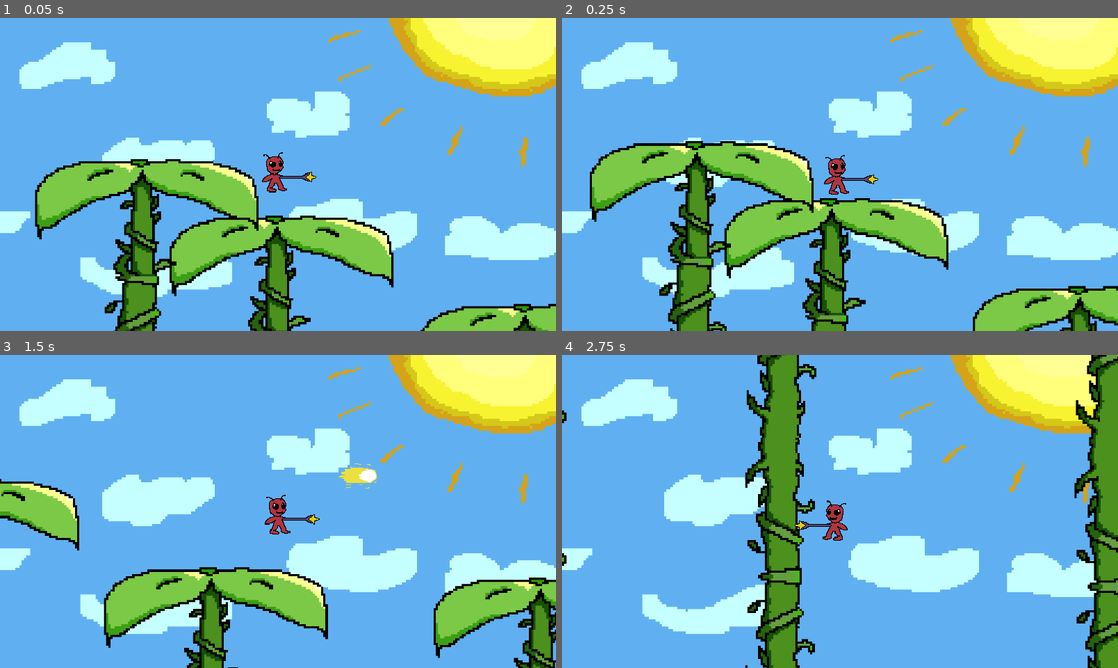
Above: before the commit, frames 1-4 (two rows, left to right).
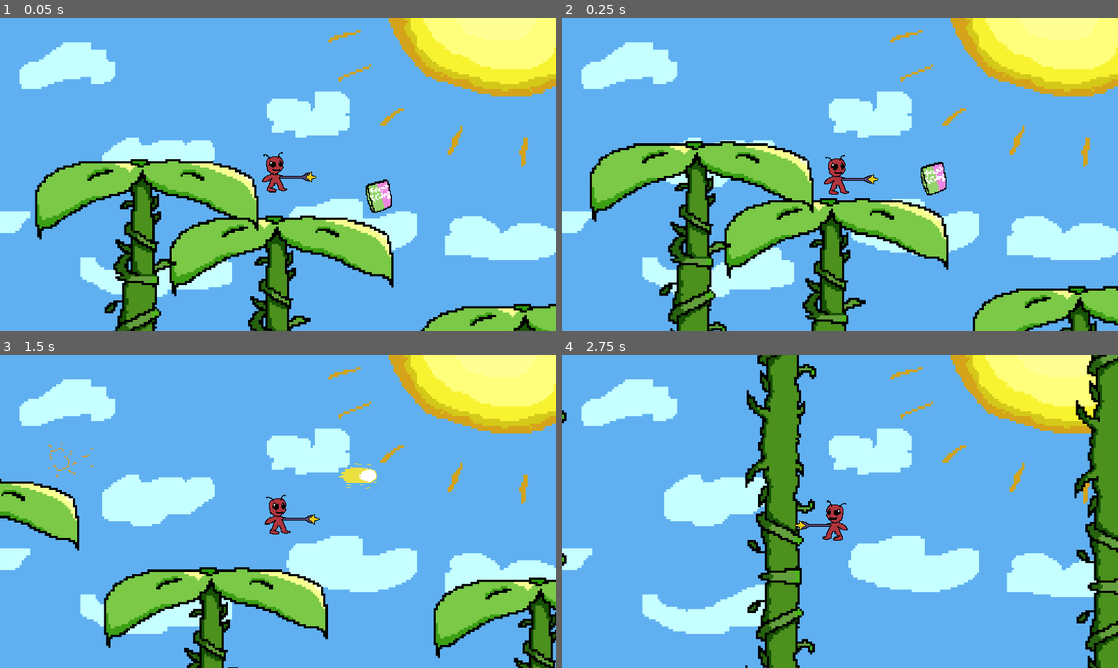
Above: after the commit, the same moments.

Repository: pikman34/Shooter
Game: Godot game, scene res://Scenes/MainGame.tscn
Same seed, same stepped clock (60 frames per second), same inputs: the game is played once before the commit and once after it. The project has no main scene, so this scene is started directly.
Inputs:
- Up to frame 1 (0.05 s): no input
- Up to frame 2 (0.25 s): no input
- Up to frame 3 (1.5 s): hold Shift (Run) 0.53-1.28 s; hold D (Right) from 0.53 s (still down); tap Space (Jump) at 0.77 s; tap J (Shoot) at 1.35 s
- Up to frame 4 (2.75 s): tap Space (Jump) at 1.52 s; release D (Right) at 2.03 s; hold A (Left) from 2.03 s (still down); hold Shift (Run) from 2.03 s (still down)

The runs differ from the first frame. In frame 1, 0.4% of the frame differs, in the area x 65-71%, y 51-63%; in frame 2, 0.4%; in frame 3, less than 0.1%; in frame 4, nothing differs.

Commit message:
added collectible

Diff:
--- a/regrowth/Scenes/MainGame.tscn
+++ b/regrowth/Scenes/MainGame.tscn
@@ -1,9 +1,11 @@
-[gd_scene load_steps=5 format=3 uid="uid://bq605hy4qsdt1"]
+[gd_scene load_steps=7 format=3 uid="uid://bq605hy4qsdt1"]
 
 [ext_resource type="PackedScene" uid="uid://m7tpc4uyuwit" path="res://Scenes/player.tscn" id="1_frf35"]
 [ext_resource type="Script" uid="uid://go07anvlu5n2" path="res://Scripts/game.gd" id="1_ybmw1"]
 [ext_resource type="Texture2D" uid="uid://dx0ob2u7tsohr" path="res://Assets/Sprites/skybackground.png" id="3_321ql"]
 [ext_resource type="PackedScene" uid="uid://cq62wrqbg76cu" path="res://Scenes/platform.tscn" id="4_321ql"]
+[ext_resource type="PackedScene" uid="uid://d0svkk16pwex1" path="res://Scenes/collectible.tscn" id="5_321ql"]
+[ext_resource type="AudioStream" uid="uid://dxqqigq2c8eny" path="res://Sounds/collect.mp3" id="6_d4f28"]
 
 [node name="World" type="Node2D"]
 script = ExtResource("1_ybmw1")
@@ -41,3 +43,12 @@
 
 [node name="Platform" parent="Environment/Moving" instance=ExtResource("4_321ql")]
 position = Vector2(586, 78)
+
+[node name="Collectible" parent="Environment/Moving" instance=ExtResource("5_321ql")]
+position = Vector2(742, 50)
+scale = Vector2(1.5, 1.5)
+
+[node name="Sounds" type="Node2D" parent="."]
+
+[node name="CollectSound" type="AudioStreamPlayer" parent="Sounds"]
+stream = ExtResource("6_d4f28")
--- a/regrowth/Scenes/bullet.tscn
+++ b/regrowth/Scenes/bullet.tscn
@@ -1,6 +1,6 @@
 [gd_scene load_steps=4 format=3 uid="uid://dmm6pt01i77hr"]
 
-[ext_resource type="Script" uid="uid://b8dfyd581j57" path="res://bullet.gd" id="1_v8qja"]
+[ext_resource type="Script" uid="uid://b8dfyd581j57" path="res://Scripts/bullet.gd" id="1_v8qja"]
 [ext_resource type="Texture2D" uid="uid://c3v3ui8rbuc1r" path="res://Assets/Sprites/sun blast.png" id="2_oduel"]
 
 [sub_resource type="CircleShape2D" id="CircleShape2D_2b2rl"]
--- /dev/null
+++ b/regrowth/Scenes/collectible.gd
@@ -0,0 +1,23 @@
+extends Area2D
+
+@export var value = 10
+
+@onready var game = $"/root/World"
+@onready var sprite = $AnimatedSprite2D
+
+# Called when the node enters the scene tree for the first time.
+func _ready() -> void:
+	self.body_entered.connect(_on_body_entered)
+
+func _on_body_entered(body):
+	if body.is_in_group("player"):
+		game.add_score(value)
+		sprite.play("collected")
+		sprite.animation_finished.connect(_on_animation_finished)
+
+func _on_animation_finished():
+	queue_free()
+
+# Called every frame. 'delta' is the elapsed time since the previous frame.
+func _process(delta):
+	pass
--- a/regrowth/Scenes/collectible.tscn
+++ b/regrowth/Scenes/collectible.tscn
@@ -1,15 +1,134 @@
-[gd_scene load_steps=3 format=3 uid="uid://d0svkk16pwex1"]
+[gd_scene load_steps=20 format=3 uid="uid://d0svkk16pwex1"]
 
-[ext_resource type="Texture2D" uid="uid://b1jn8tv2ei31u" path="res://Assets/Sprites/61NqBofxLVL._AC_UF1000,1000_QL80_ (1).png" id="1_fwdfn"]
+[ext_resource type="Script" uid="uid://qdcxaogr3noa" path="res://Scenes/collectible.gd" id="1_athsx"]
+[ext_resource type="Texture2D" uid="uid://8khowjd7oh1p" path="res://Assets/SpriteSheets/CollectibleSprites/collectiblecollectedspritesheet.png" id="2_7xeth"]
+[ext_resource type="Texture2D" uid="uid://bmv22u1fol3lh" path="res://Assets/SpriteSheets/CollectibleSprites/collectiblespritesheet.png" id="3_ixlk2"]
+
+[sub_resource type="AtlasTexture" id="AtlasTexture_hb6c1"]
+atlas = ExtResource("2_7xeth")
+region = Rect2(0, 0, 41, 32)
+
+[sub_resource type="AtlasTexture" id="AtlasTexture_sshb3"]
+atlas = ExtResource("2_7xeth")
+region = Rect2(41, 0, 41, 32)
+
+[sub_resource type="AtlasTexture" id="AtlasTexture_k4w2s"]
+atlas = ExtResource("2_7xeth")
+region = Rect2(82, 0, 41, 32)
+
+[sub_resource type="AtlasTexture" id="AtlasTexture_mfbqs"]
+atlas = ExtResource("2_7xeth")
+region = Rect2(123, 0, 41, 32)
+
+[sub_resource type="AtlasTexture" id="AtlasTexture_1bsl4"]
+atlas = ExtResource("2_7xeth")
+region = Rect2(164, 0, 41, 32)
+
+[sub_resource type="AtlasTexture" id="AtlasTexture_2n71w"]
+atlas = ExtResource("2_7xeth")
+region = Rect2(205, 0, 41, 32)
+
+[sub_resource type="AtlasTexture" id="AtlasTexture_p1ll4"]
+atlas = ExtResource("3_ixlk2")
+region = Rect2(7, 0, 35, 32)
+
+[sub_resource type="AtlasTexture" id="AtlasTexture_ifv8v"]
+atlas = ExtResource("3_ixlk2")
+region = Rect2(42, 0, 35, 32)
+
+[sub_resource type="AtlasTexture" id="AtlasTexture_4n71g"]
+atlas = ExtResource("3_ixlk2")
+region = Rect2(77, 0, 35, 32)
+
+[sub_resource type="AtlasTexture" id="AtlasTexture_rhksa"]
+atlas = ExtResource("3_ixlk2")
+region = Rect2(112, 0, 35, 32)
+
+[sub_resource type="AtlasTexture" id="AtlasTexture_565ub"]
+atlas = ExtResource("3_ixlk2")
+region = Rect2(147, 0, 35, 32)
+
+[sub_resource type="AtlasTexture" id="AtlasTexture_a6xye"]
+atlas = ExtResource("3_ixlk2")
+region = Rect2(182, 0, 35, 32)
+
+[sub_resource type="AtlasTexture" id="AtlasTexture_37ond"]
+atlas = ExtResource("3_ixlk2")
+region = Rect2(217, 0, 35, 32)
+
+[sub_resource type="AtlasTexture" id="AtlasTexture_xxh6e"]
+atlas = ExtResource("3_ixlk2")
+region = Rect2(252, 0, 35, 32)
+
+[sub_resource type="SpriteFrames" id="SpriteFrames_210ta"]
+animations = [{
+"frames": [{
+"duration": 1.0,
+"texture": SubResource("AtlasTexture_hb6c1")
+}, {
+"duration": 1.0,
+"texture": SubResource("AtlasTexture_sshb3")
+}, {
+"duration": 1.0,
+"texture": SubResource("AtlasTexture_k4w2s")
+}, {
+"duration": 1.0,
+"texture": SubResource("AtlasTexture_mfbqs")
+}, {
+"duration": 1.0,
+"texture": SubResource("AtlasTexture_1bsl4")
+}, {
+"duration": 1.0,
+"texture": SubResource("AtlasTexture_2n71w")
+}],
+"loop": false,
+"name": &"collected",
+"speed": 5.0
+}, {
+"frames": [{
+"duration": 2.0,
+"texture": SubResource("AtlasTexture_p1ll4")
+}, {
+"duration": 1.0,
+"texture": SubResource("AtlasTexture_ifv8v")
+}, {
+"duration": 1.0,
+"texture": SubResource("AtlasTexture_4n71g")
+}, {
+"duration": 1.0,
+"texture": SubResource("AtlasTexture_rhksa")
+}, {
+"duration": 1.0,
+"texture": SubResource("AtlasTexture_565ub")
+}, {
+"duration": 1.0,
+"texture": SubResource("AtlasTexture_a6xye")
+}, {
+"duration": 1.0,
+"texture": SubResource("AtlasTexture_37ond")
+}, {
+"duration": 1.0,
+"texture": SubResource("AtlasTexture_xxh6e")
+}],
+"loop": true,
+"name": &"idle",
+"speed": 5.0
+}]
 
 [sub_resource type="RectangleShape2D" id="RectangleShape2D_athsx"]
-size = Vector2(495, 719)
+size = Vector2(36, 31.5)
 
 [node name="Collectible" type="Area2D"]
+collision_mask = 2
+script = ExtResource("1_athsx")
 
-[node name="Sprite2D" type="Sprite2D" parent="."]
-texture = ExtResource("1_fwdfn")
+[node name="AnimatedSprite2D" type="AnimatedSprite2D" parent="."]
+texture_filter = 1
+sprite_frames = SubResource("SpriteFrames_210ta")
+animation = &"idle"
+autoplay = "idle"
+frame_progress = 0.23795
 
 [node name="CollisionShape2D" type="CollisionShape2D" parent="."]
-position = Vector2(3.5, -4.5)
+position = Vector2(-1, -0.75)
 shape = SubResource("RectangleShape2D_athsx")
--- a/regrowth/Scenes/player.tscn
+++ b/regrowth/Scenes/player.tscn
@@ -60,8 +60,10 @@
 [sub_resource type="RectangleShape2D" id="RectangleShape2D_hqtel"]
 size = Vector2(18, 50)
 
-[node name="Player" type="CharacterBody2D"]
+[node name="Player" type="CharacterBody2D" groups=["player"]]
 texture_filter = 1
+collision_layer = 3
+collision_mask = 3
 script = ExtResource("1_cvnsp")
 
 [node name="Sprite" type="Sprite2D" parent="."]
--- a/regrowth/Scenes/wand.tscn
+++ b/regrowth/Scenes/wand.tscn
@@ -1,6 +1,6 @@
 [gd_scene load_steps=3 format=3 uid="uid://c7asnd5h7kyq6"]
 
-[ext_resource type="Script" uid="uid://cuk5qwjbvfrq" path="res://wand.gd" id="1_tqelj"]
+[ext_resource type="Script" uid="uid://cuk5qwjbvfrq" path="res://Scripts/wand.gd" id="1_tqelj"]
 [ext_resource type="Texture2D" uid="uid://vilbyb6yiqhh" path="res://Assets/Sprites/wand.png" id="2_bcswe"]
 
 [node name="Gun" type="Node2D"]
--- a/regrowth/Scripts/game.gd
+++ b/regrowth/Scripts/game.gd
@@ -3,16 +3,24 @@
 @export var world_speed = 50
 
 @onready var moving_environment = $Environment/Moving
+@onready var collect_sound = $Sounds/CollectSound
 
 var platform = preload("res://Scenes/platform.tscn")
 var rng = RandomNumberGenerator.new()
 var last_platform_position = Vector2.ZERO
 var next_spawn_time = 0
+var score = 0
+var collectible_pitch = 1.0
+var reset_collectible_pitch_time = 0
 
 func _ready():
 	rng.randomize()
 
 func _process(delta):
+	if Time.get_ticks_msec() > reset_collectible_pitch_time:
+		collectible_pitch = 1.0
+
+
 	if Time.get_ticks_msec() > next_spawn_time:
 		_spawn_next_platform()
 
@@ -33,3 +41,7 @@
 
 func _physics_process(delta):
 	moving_environment.position.x -= world_speed * delta
+
+func add_score(value):
+	score += value
+	print(score)
--- a/regrowth/project.godot
+++ b/regrowth/project.godot
@@ -19,6 +19,10 @@
 window/size/viewport_width=1920
 window/size/viewport_height=1080
 window/stretch/mode="viewport"
+
+[global_group]
+
+player=""
 
 [input]
 
Binary file added: regrowth/Assets/SpriteSheets/CollectibleSprites/collectiblecollectedspritesheet.png
Not shown, added: regrowth/Assets/SpriteSheets/CollectibleSprites/collectiblecollectedspritesheet.png.import
Binary file added: regrowth/Assets/SpriteSheets/CollectibleSprites/collectiblespritesheet.png
Not shown, added: regrowth/Assets/SpriteSheets/CollectibleSprites/collectiblespritesheet.png.import
Not shown, added: regrowth/Scenes/collectible.gd.uid
Renamed: regrowth/bullet.gd -> regrowth/Scripts/bullet.gd
Renamed: regrowth/bullet.gd.uid -> regrowth/Scripts/bullet.gd.uid
Renamed: regrowth/wand.gd -> regrowth/Scripts/wand.gd
Renamed: regrowth/wand.gd.uid -> regrowth/Scripts/wand.gd.uid
Not shown, added: regrowth/Sounds/boom.mp3.import
Not shown, added: regrowth/Sounds/collect.mp3.import
Not shown, added: regrowth/Sounds/jump.mp3.import
(and 5 more such lines)
